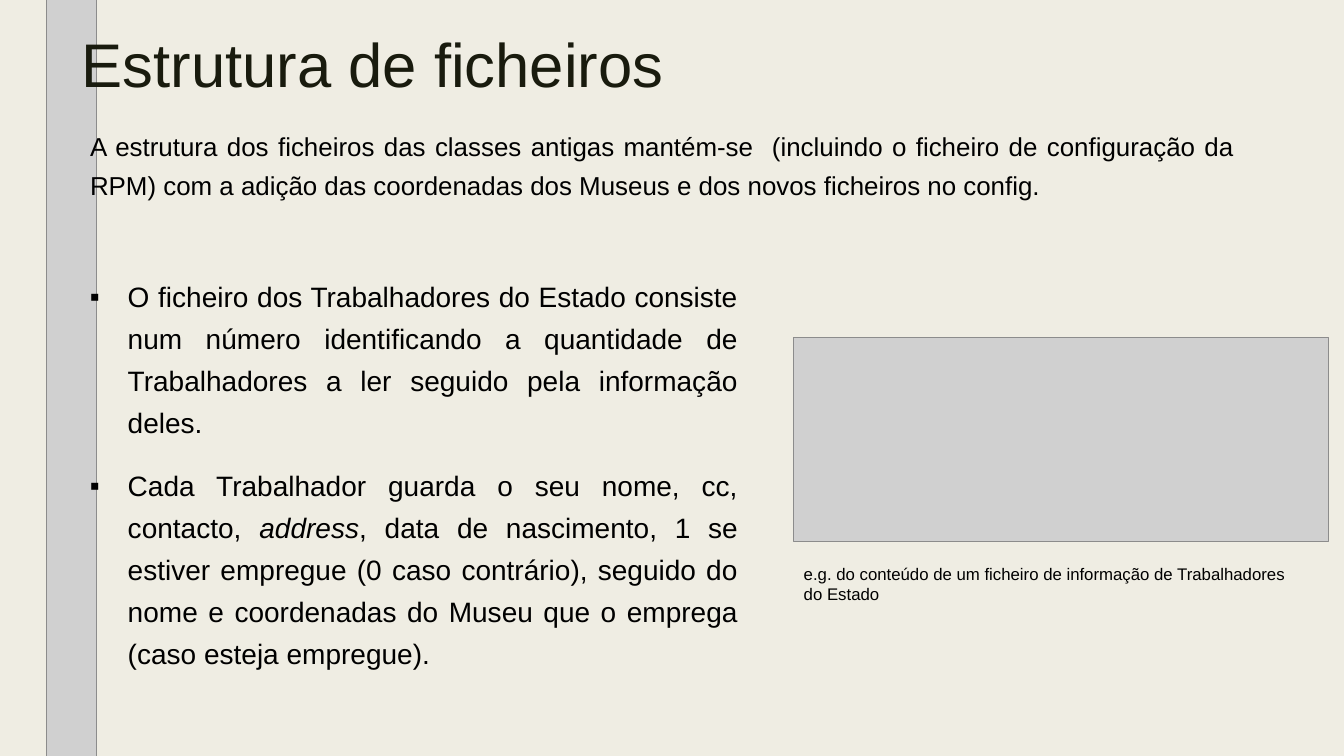
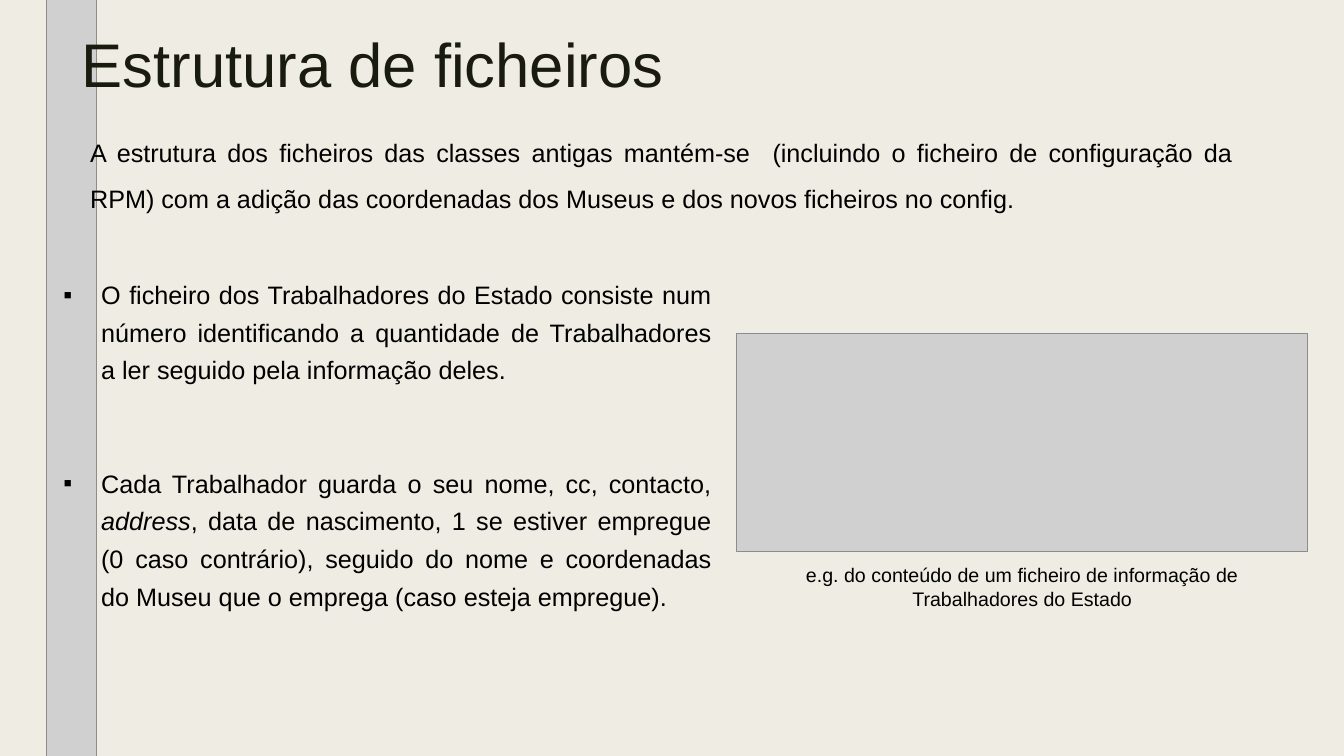
Before and after one commit to tiagodusilva/FEUP-AEDA-Proj1, a slide deck: slide 4 of AEDA_-_Cartao_Museus_de_Portugal_parte_2.pptx. Drawn at 1344x756 pixels with LibreOffice and Linux fonts; fonts in the diff are those of the drawing; grey boxes stand for pictures. Boxes give left, top, right and bottom in pixels: in the first picture for what was removed or moved away, otherwise in the second. Text is boxed around its words. In the diff, an @@ line names an element or a change of style, - is before the commit and + after.

Commit message:
Fixed power point formatting, typos and some rephrasing

```diff
--- a/AEDA_-_Cartao_Museus_de_Portugal_parte_2.pptx
+++ b/AEDA_-_Cartao_Museus_de_Portugal_parte_2.pptx
@@ text "A estrutura dos ficheiros das ..." at (90, 142, 1232, 213): size 18.5 to 18 pt; line spacing 1.25 to 1.5 @@
@@ text "O ficheiro dos Trabalhadores do ...": place and size @@
-text "O ficheiro dos Trabalhadores do ..." at (128, 286, 738, 434)
+text "O ficheiro dos Trabalhadores do ..." at (101, 285, 712, 385)
@@ text "O ficheiro dos Trabalhadores do ..." at (101, 285, 712, 385): size 20 to 18 pt @@
@@ picture: place and size @@
-picture at (795, 338, 1329, 542)
+picture at (737, 334, 1308, 552)
@@ text "Cada Trabalhador guarda o seu ..." at (101, 474, 712, 612): size 20 to 18 pt @@
@@ text "Cada Trabalhador guarda o seu ...": place and size @@
-text "Cada Trabalhador guarda o seu ..." at (128, 475, 738, 669)
+text "Cada Trabalhador guarda o seu ..." at (101, 474, 712, 612)
@@ text "e.g. do conteúdo de um ..." at (806, 567, 1238, 607): size 12 to 14 pt; alignment left to centre @@
```
Also in this commit, not shown: 6 other slides changed.
